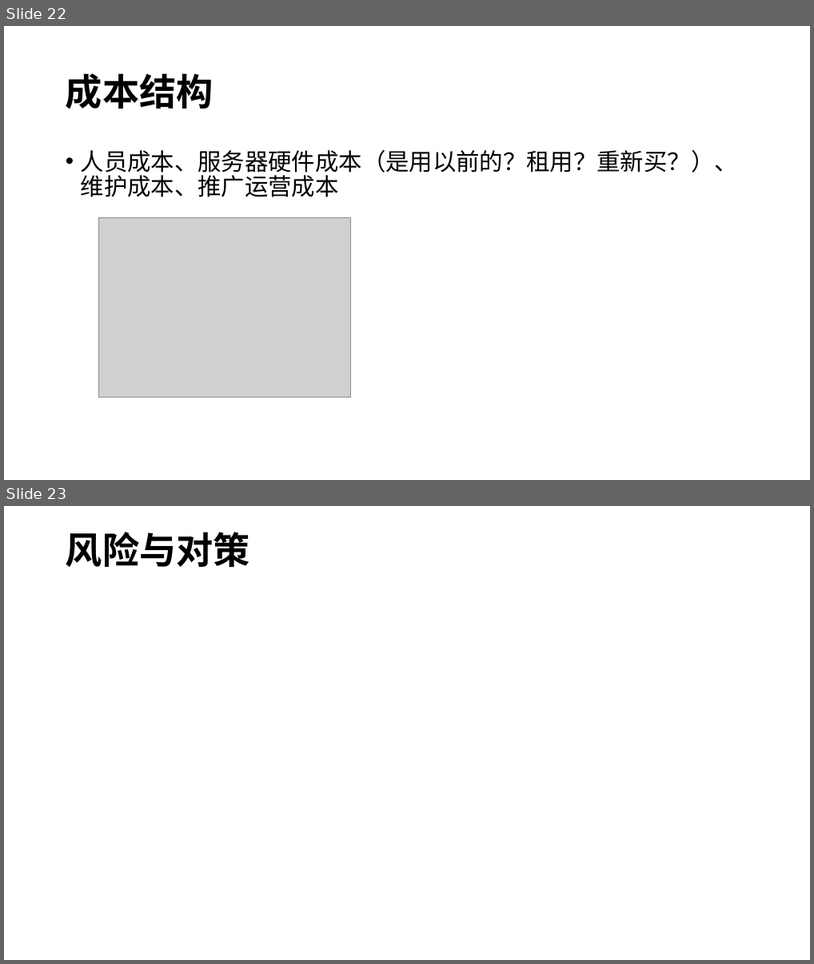
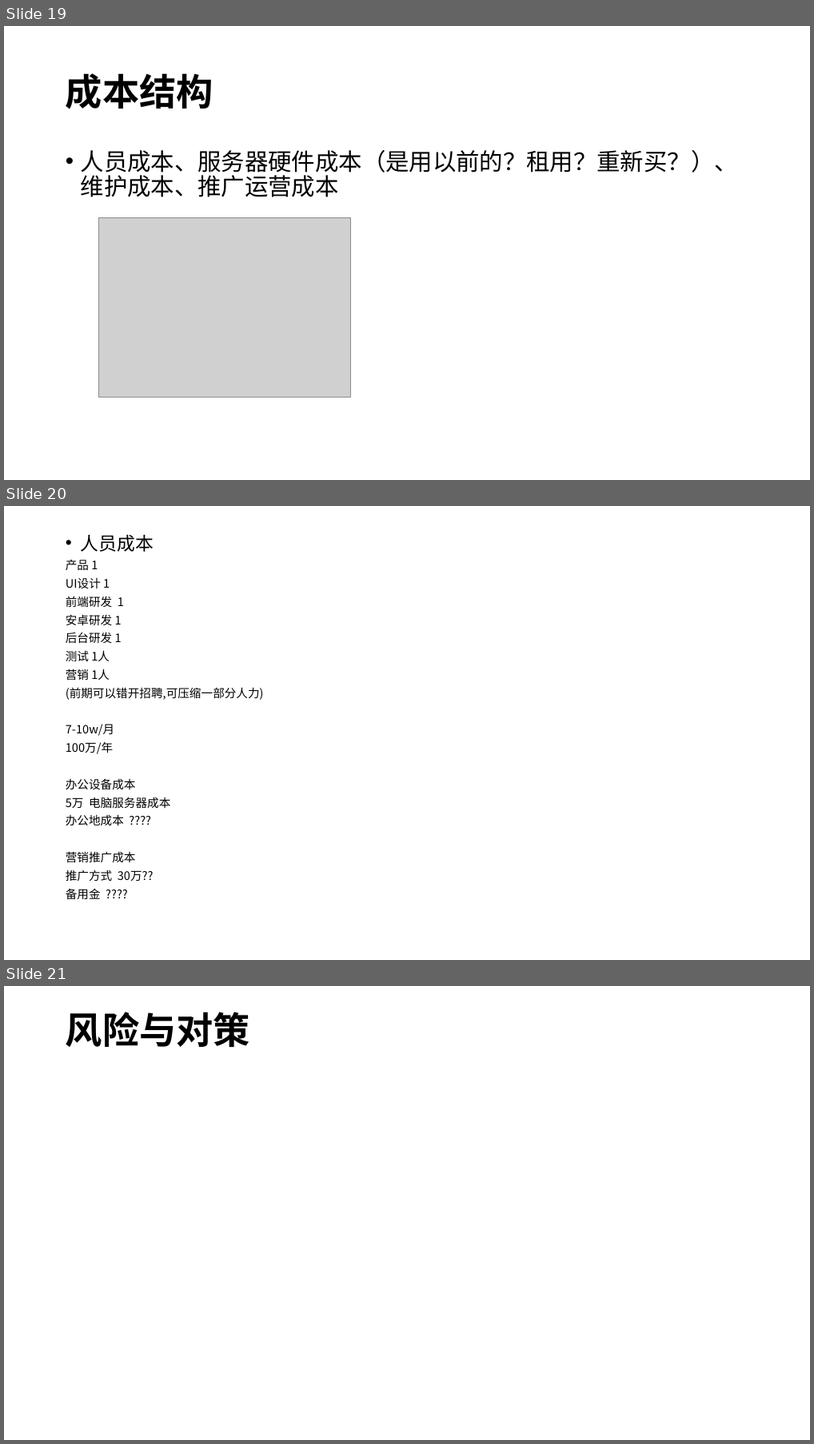
Before and after one commit to awanglilong/awanglilong.github.io, a slide deck: _posts/商业需求.pptx. Shown one above the other, each under a label of ours: slides 22 and 23 before the commit, slides 19, 20 and 21 after it. The pictures are 814x964 and 814x1444 pixels, drawn with LibreOffice and Linux fonts; fonts in the diff are those of the drawing; grey boxes stand for pictures. Boxes give left, top, right and bottom in pixels: in the first picture for what was removed or moved away, otherwise in the second. Text is boxed around its words. In the diff, an @@ line names an element or a change of style, - is before the commit and + after.

```diff
--- a/_posts/商业需求.pptx
+++ b/_posts/商业需求.pptx
@@ slide 20 added at (4,506,810,960), background #FFFFFF @@
@@ text added at (66,535,264,899), 13.9 pt, text #000000 @@
+• 人员成本
+产品 1
+UI设计 1
+前端研发 1
+安卓研发 1
+后台研发 1
+测试 1人
+营销 1人
+(前期可以错开招聘,可压缩一部分人力)
+7-10w/月
+100万/年
+办公设备成本
+5万 电脑服务器成本
+办公地成本 ????
+营销推广成本
+推广方式 30万??
+备用金 ????
@@ what was slide 22 is now slide 19 @@
@@ what was slide 23 is now slide 21 @@
```
Also in this commit, not shown: 13 slides changed, 5 other slides added, 8 slides removed, 1 other file.
